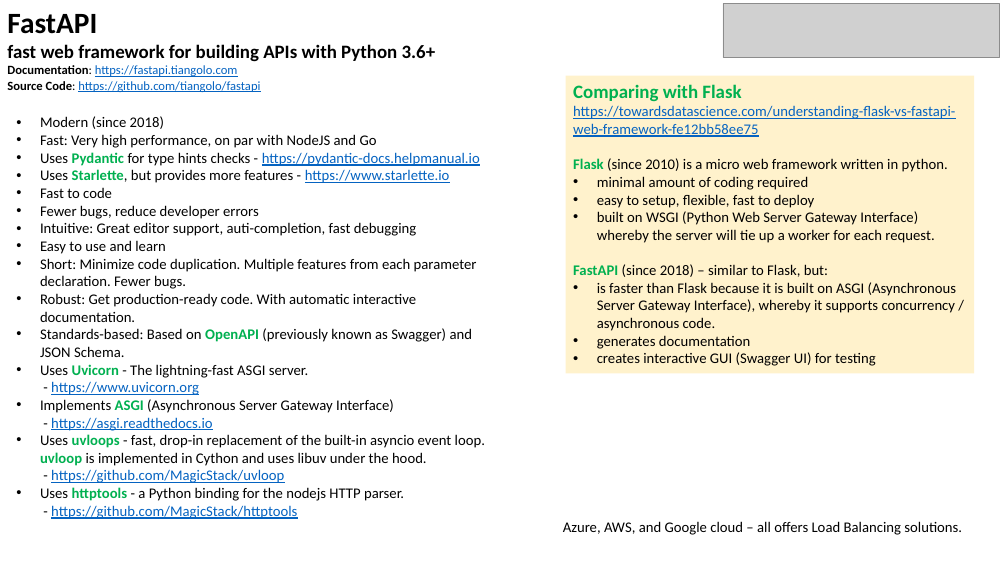
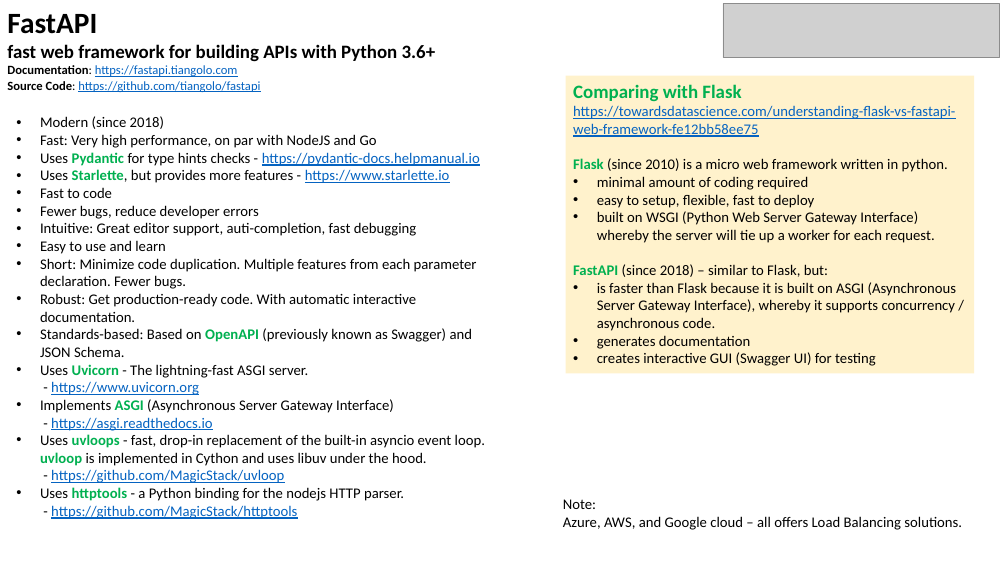
Before and after one commit to lselector/data_architect, a slide deck: slide 16 of DA_13_miscellaneous.pptx (slide 15 before the commit). Drawn at 1008x567 pixels with LibreOffice and Linux fonts; fonts in the diff are those of the drawing; grey boxes stand for pictures. Boxes give left, top, right and bottom in pixels: in the first picture for what was removed or moved away, otherwise in the second. Text is boxed around its words. In the diff, an @@ line names an element or a change of style, - is before the commit and + after.

```diff
--- a/DA_13_miscellaneous.pptx
+++ b/DA_13_miscellaneous.pptx
@@ text "Note:": place and size @@
-text "Note:" at (563, 521, 962, 535)
+text "Note:" at (563, 499, 962, 530)
@@ text at (563, 499, 596, 509): paragraph added @@
+Note:
```
Also in this commit, not shown: 1 other slide changed, 1 slide added.
